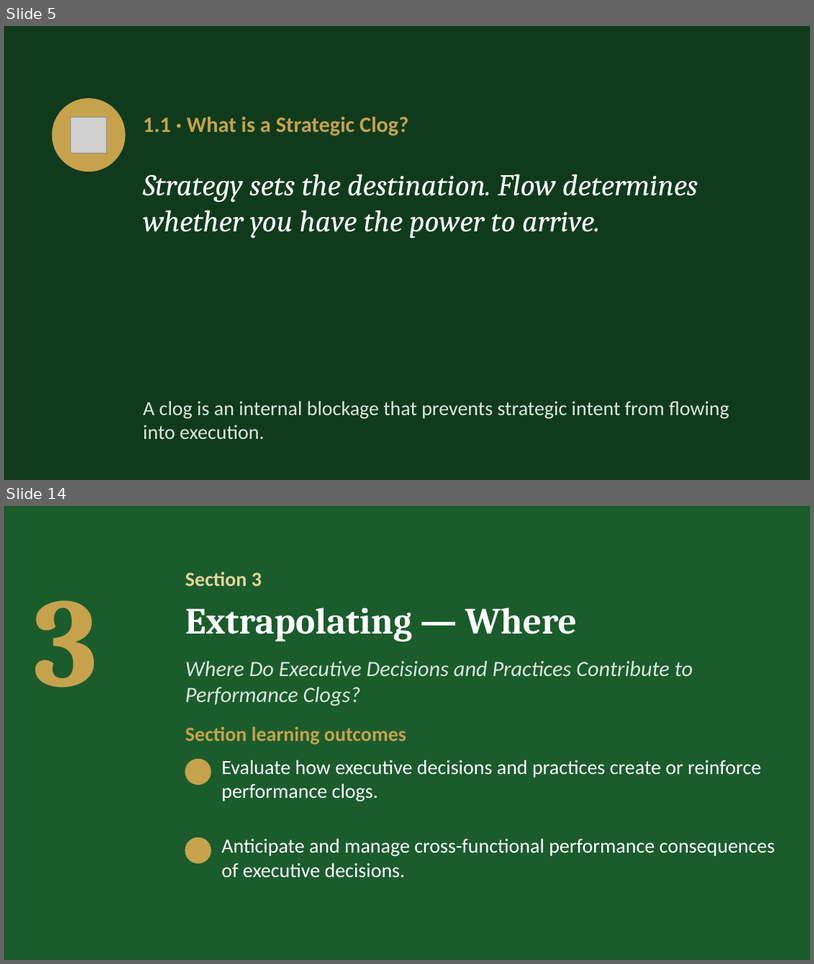
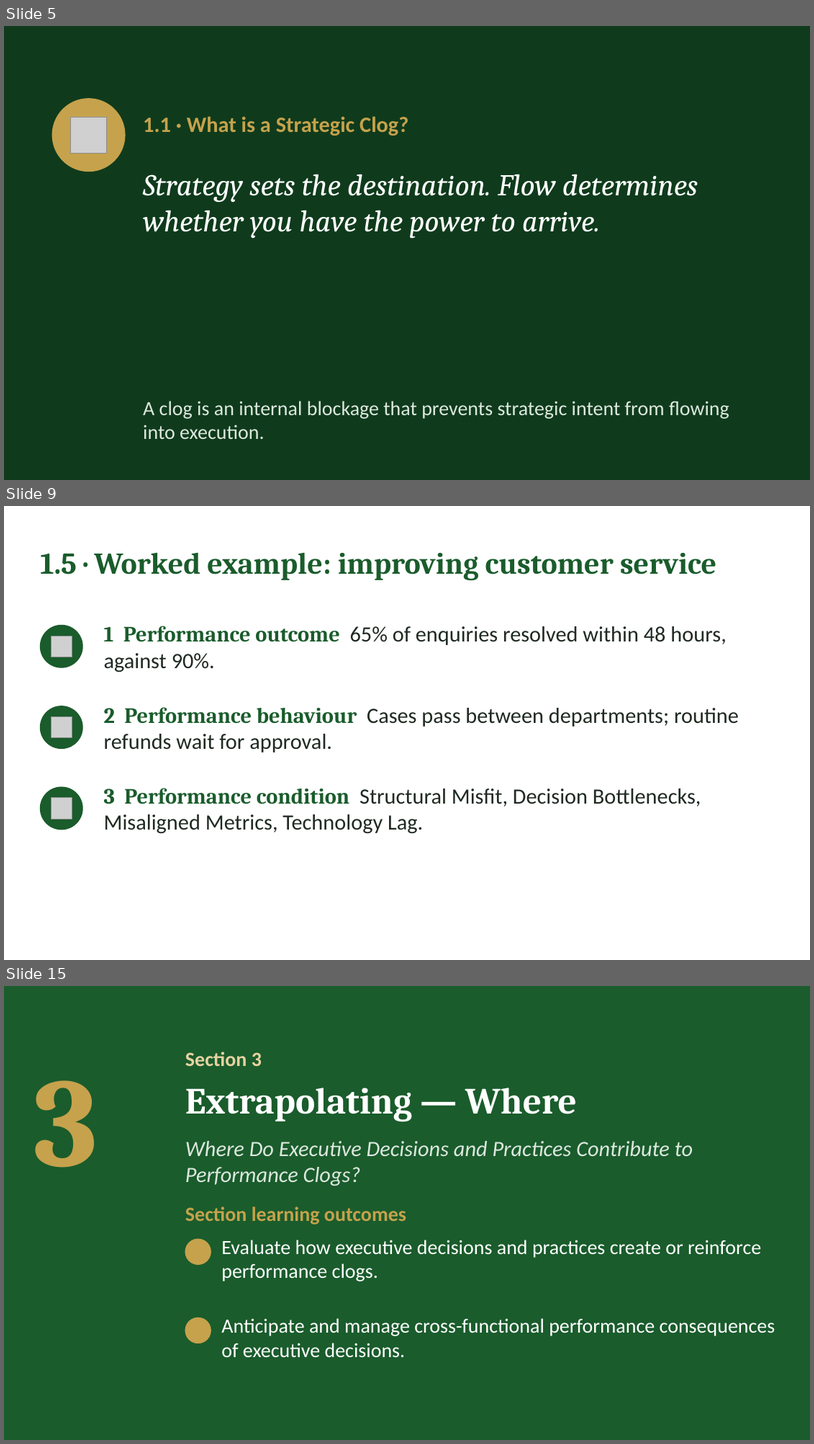
Before and after one commit to IBSL26/ibsl-platform, a slide deck: Unit decks/Unit 09 - Strategic Unclogging.pptx. Shown one above the other, each under a label of ours: slides 5 and 14 before the commit, slides 5, 9 and 15 after it; the slides between them are not shown. The pictures are 814x964 and 814x1444 pixels, drawn with LibreOffice and Linux fonts; fonts in the diff are those of the drawing; grey boxes stand for pictures; background and template pictures are left out. Boxes give left, top, right and bottom in pixels: in the first picture for what was removed or moved away, otherwise in the second. Text is boxed around its words. In the diff, an @@ line names an element or a change of style, - is before the commit and + after.

```diff
--- a/Unit decks/Unit 09 - Strategic Unclogging.pptx
+++ b/Unit decks/Unit 09 - Strategic Unclogging.pptx
@@ slide 9 added at [4, 506, 810, 960], background #FFFFFF @@
@@ text added at [40, 552, 717, 581], 36 pt, text #1A5C2C, bold @@
+1.5 · Worked example: improving customer service
@@ ellipse added at [40, 626, 82, 667], fill #1A5C2C, outline #1A5C2C 1 pt @@
@@ text added at [104, 626, 726, 672], 26 pt, text #1F2A22 @@
+1 Performance outcome 65% of enquiries resolved within 48 hours, against 90%.
@@ picture added at [52, 636, 72, 656] @@
@@ ellipse added at [40, 706, 82, 749], fill #1A5C2C, outline #1A5C2C 1 pt @@
@@ picture added at [52, 716, 72, 738] @@
@@ text added at [104, 707, 739, 752], 26 pt, text #1F2A22 @@
+2 Performance behaviour Cases pass between departments; routine refunds wait for approval.
@@ ellipse added at [40, 787, 82, 829], fill #1A5C2C, outline #1A5C2C 1 pt @@
@@ picture added at [52, 798, 72, 818] @@
@@ text added at [104, 788, 702, 834], 26 pt, text #1F2A22 @@
+3 Performance condition Structural Misfit, Decision Bottlenecks, Misaligned Metrics, Technology Lag.
@@ what was slide 14 is now slide 15 @@
```
Also in this commit, not shown: 15 slides changed, 12 other files.
